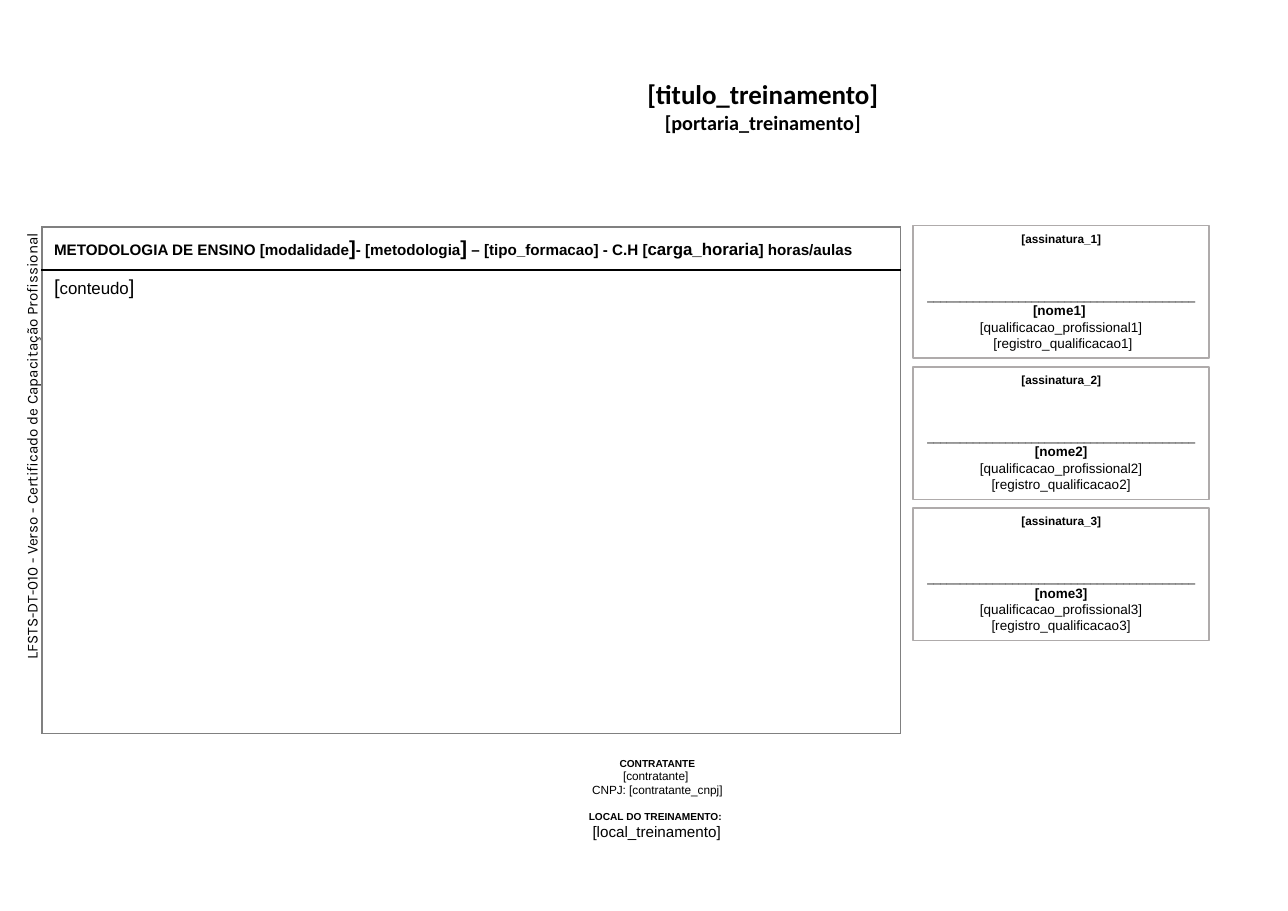
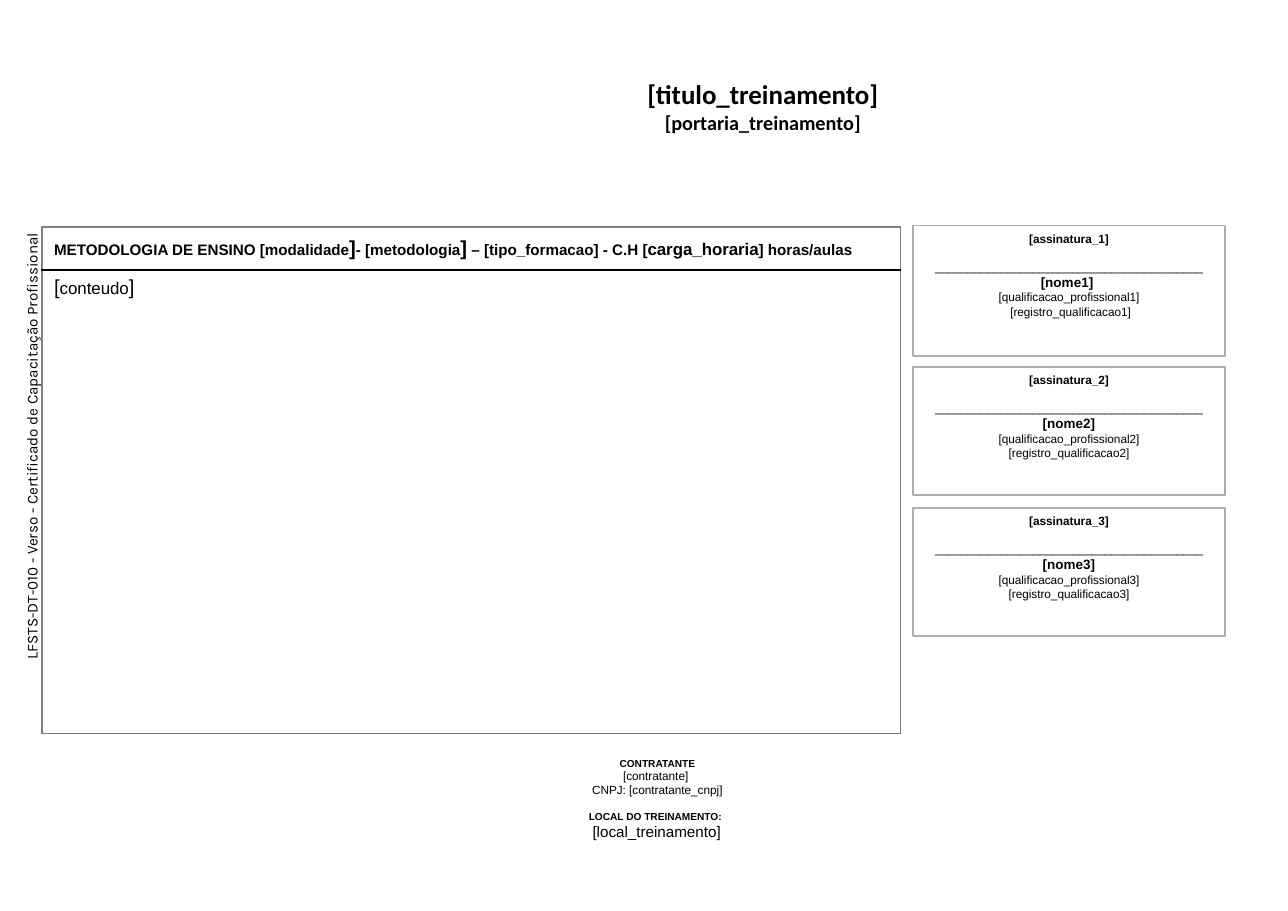
Before and after one commit to Programateca/lfsoares-front, a slide deck: slide 1 of public/templates/verso-3a.pptx. Drawn at 1288x911 pixels with LibreOffice and Linux fonts; fonts in the diff are those of the drawing; background and template pictures are left out. Boxes give left, top, right and bottom in pixels: in the first picture for what was removed or moved away, otherwise in the second. Text is boxed around its words. In the diff, an @@ line names an element or a change of style, - is before the commit and + after.

Commit message:
chore: update verso-3a.pptx template file

```diff
--- a/public/templates/verso-3a.pptx
+++ b/public/templates/verso-3a.pptx
@@ rectangle "[assinatura_1]": place and size @@
-rectangle "[assinatura_1]" at box(913, 226, 1209, 358)
+rectangle "[assinatura_1]" at box(913, 226, 1225, 357)
@@ text in rectangle at box(999, 292, 1140, 318): size 8 to 7 pt in "[qualificacao_profissional1]", "[registro_qualificacao1]" @@
@@ rectangle "[assinatura_2]": place and size @@
-rectangle "[assinatura_2]" at box(913, 367, 1209, 499)
+rectangle "[assinatura_2]" at box(913, 367, 1225, 495)
@@ text in rectangle at box(999, 434, 1140, 460): size 8 to 7 pt in "[qualificacao_profissional2]", "[registro_qualificacao2]" @@
@@ rectangle "[assinatura_3]": place and size @@
-rectangle "[assinatura_3]" at box(913, 507, 1209, 640)
+rectangle "[assinatura_3]" at box(913, 507, 1225, 636)
@@ text in rectangle at box(999, 575, 1140, 601): size 8 to 7 pt in "[qualificacao_profissional3]", "[registro_qualificacao3]" @@
```
